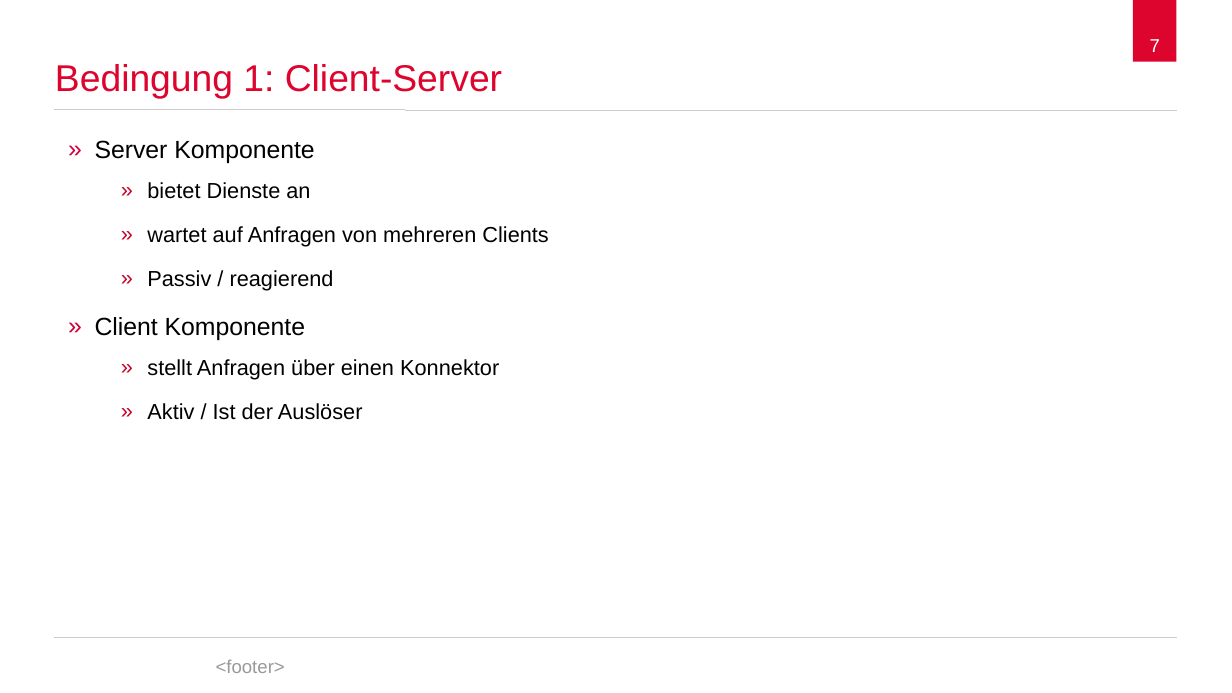
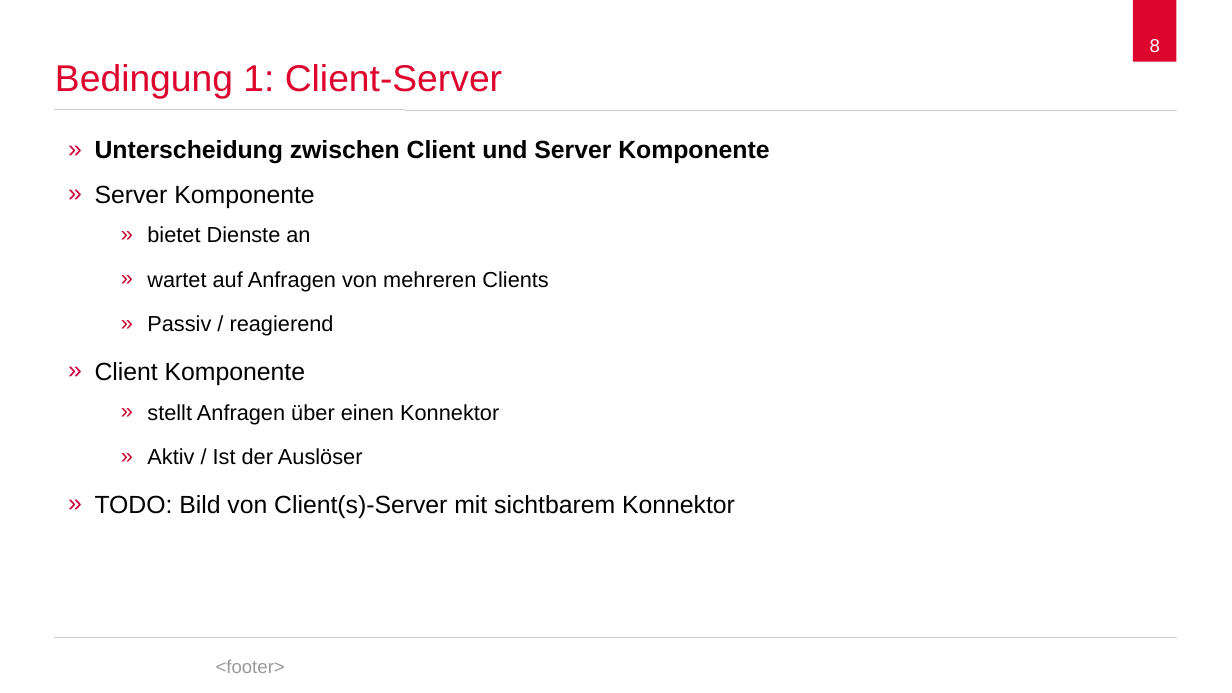
Before and after one commit to spaceone/presentations, a slide deck: slide 8 of representational-state-transfer/representational-state-transfer.odp (slide 7 before the commit). Drawn at 1232x693 pixels with LibreOffice and Linux fonts; fonts in the diff are those of the drawing; background and template pictures are left out. Boxes give left, top, right and bottom in pixels: in the first picture for what was removed or moved away, otherwise in the second. Text is boxed around its words. In the diff, an @@ line names an element or a change of style, - is before the commit and + after.

```diff
--- a/representational-state-transfer/representational-state-transfer.odp
+++ b/representational-state-transfer/representational-state-transfer.odp
@@ page number at (x1=1150, y1=39, x2=1160, y2=52): text changed @@
-7
+8
@@ text at (x1=95, y1=140, x2=769, y2=164): paragraph added @@
+» Unterscheidung zwischen Client und Server Komponente
@@ text at (x1=95, y1=495, x2=735, y2=518): paragraph added @@
+» TODO: Bild von Client(s)-Server mit sichtbarem Konnektor
```
Also in this commit, not shown: 12 other slides changed, 10 slides added, 1 slide removed.
